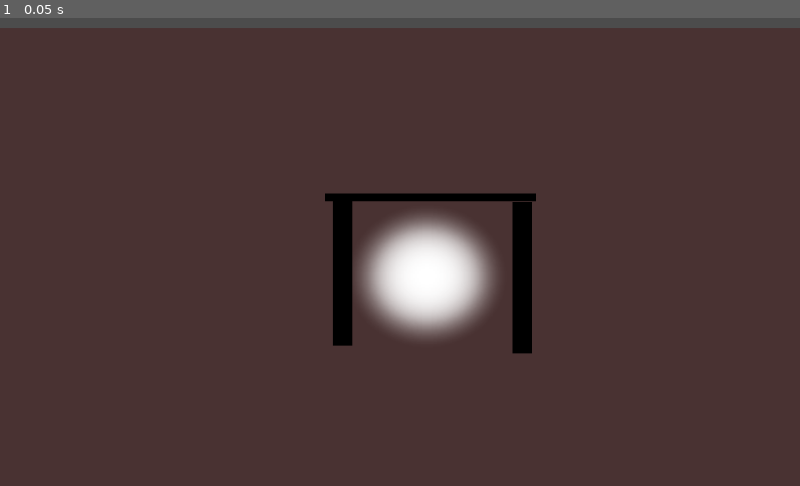
Above: before the commit, frame 1.
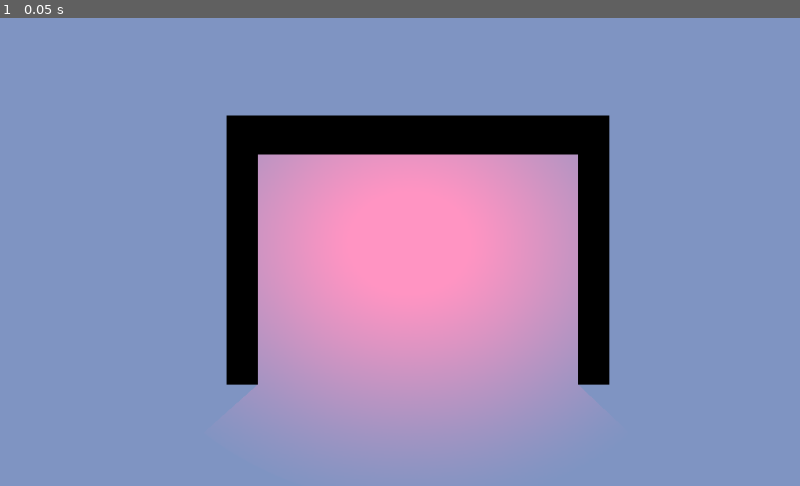
Above: after the commit, the same moment.

Repository: uniquenamesarehard/Codeday2019
Game: Godot game, scene res://Codeday.tscn
The game is run twice, just before and just after one commit, with the same random seed, the same clock (stepped at 60 frames per second) and the same inputs. Before the commit the project starts from res://Codeday2019.tscn.
Inputs:
- Up to frame 1 (0.05 s): no input

The runs differ from the first frame. In frame 1, 100% of the frame differs, in the area x 0-100%, y 0-100%.

Commit message:
Lighting Fixed + Example

Diff:
--- /dev/null
+++ b/Codeday.tscn
@@ -0,0 +1,103 @@
+[gd_scene load_steps=5 format=2]
+
+[ext_resource path="res://white.png" type="Texture" id=1]
+[ext_resource path="res://lightO.png" type="Texture" id=2]
+[ext_resource path="res://black.png" type="Texture" id=3]
+
+[sub_resource type="OccluderPolygon2D" id=1]
+
+closed = true
+cull_mode = 0
+polygon = PoolVector2Array( -1050, -750, 1050, -750, 1050, 750, -1050, 750 )
+
+[node name="Codeday" type="Node2D" index="0"]
+
+__meta__ = {
+"_edit_lock_": true
+}
+
+[node name="white" type="Sprite" parent="." index="0"]
+
+modulate = Color( 0.55806, 0.653324, 0.855469, 1 )
+position = Vector2( 560, 310 )
+scale = Vector2( 0.631797, 0.424902 )
+texture = ExtResource( 1 )
+_sections_unfolded = [ "Visibility" ]
+
+[node name="Light2D" type="Light2D" parent="." index="1"]
+
+position = Vector2( 540.895, 282.5 )
+scale = Vector2( 1.09343, 0.915775 )
+enabled = true
+editor_only = false
+texture = ExtResource( 2 )
+offset = Vector2( 0, 0 )
+texture_scale = 1.0
+color = Color( 0.527344, 0, 0, 1 )
+energy = 1.58
+mode = 0
+range_height = 0.0
+range_z_min = -1024
+range_z_max = 1024
+range_layer_min = 0
+range_layer_max = 0
+range_item_cull_mask = 1
+shadow_enabled = true
+shadow_color = Color( 0, 0, 0, 0 )
+shadow_buffer_size = 2048
+shadow_gradient_length = 0.0
+shadow_filter = 0
+shadow_filter_smooth = 0.0
+shadow_item_cull_mask = 1
+_sections_unfolded = [ "Shadow" ]
+
+[node name="black" type="Sprite" parent="." index="2"]
+
+position = Vector2( 310, 320 )
+scale = Vector2( 0.0190476, 0.2 )
+texture = ExtResource( 3 )
+__meta__ = {
+"_edit_group_": true
+}
+
+[node name="LightOccluder2D" type="LightOccluder2D" parent="black" index="0"]
+
+occluder = SubResource( 1 )
+light_mask = 1
+__meta__ = {
+"_edit_lock_": true
+}
+
+[node name="black2" type="Sprite" parent="." index="3"]
+
+position = Vector2( 760, 320 )
+scale = Vector2( 0.0190476, 0.2 )
+texture = ExtResource( 3 )
+__meta__ = {
+"_edit_group_": true
+}
+
+[node name="LightOccluder2D" type="LightOccluder2D" parent="black2" index="0"]
+
+occluder = SubResource( 1 )
+light_mask = 1
+__meta__ = {
+"_edit_lock_": true
+}
+
+[node name="black3" type="Sprite" parent="." index="4"]
+
+position = Vector2( 535, 150 )
+scale = Vector2( 0.233333, 0.0333333 )
+texture = ExtResource( 3 )
+__meta__ = {
+"_edit_group_": true
+}
+
+[node name="LightOccluder2D" type="LightOccluder2D" parent="black3" index="0"]
+
+occluder = SubResource( 1 )
+light_mask = 1
+__meta__ = {
+"_edit_lock_": true
+}
--- a/Codeday2019.tscn
+++ /dev/null
@@ -1,107 +0,0 @@
-[gd_scene load_steps=6 format=2]
-
-[ext_resource path="res://white.png" type="Texture" id=1]
-[ext_resource path="res://light.png" type="Texture" id=2]
-[ext_resource path="res://spot.png" type="Texture" id=3]
-[ext_resource path="res://black.png" type="Texture" id=4]
-
-[sub_resource type="OccluderPolygon2D" id=1]
-
-closed = true
-cull_mode = 0
-polygon = PoolVector2Array( -38.4476, -32, -38.4476, 32, 32, 32, 32, -32 )
-
-[node name="Node2D" type="Node2D" index="0"]
-
-position = Vector2( 520, 300 )
-scale = Vector2( 17.3135, 10.5176 )
-
-[node name="white" type="Sprite" parent="." index="0"]
-
-modulate = Color( 0.320312, 0.220215, 0.220215, 1 )
-position = Vector2( -0.577587, 1.90158 )
-scale = Vector2( 0.0366806, 0.0389824 )
-texture = ExtResource( 1 )
-_sections_unfolded = [ "Visibility" ]
-
-[node name="Light2D" type="Light2D" parent="." index="1"]
-
-position = Vector2( 1.73275, 2.85237 )
-scale = Vector2( 0.138164, 0.20412 )
-enabled = false
-editor_only = false
-texture = ExtResource( 2 )
-offset = Vector2( 0, 0 )
-texture_scale = 1.0
-color = Color( 1, 0, 0, 1 )
-energy = 1.0
-mode = 0
-range_height = 0.0
-range_z_min = -1024
-range_z_max = 1024
-range_layer_min = 0
-range_layer_max = 0
-range_item_cull_mask = 1
-shadow_enabled = true
-shadow_color = Color( 0, 0, 0, 0 )
-shadow_buffer_size = 2048
-shadow_gradient_length = 0.0
-shadow_filter = 0
-shadow_filter_smooth = 0.0
-shadow_item_cull_mask = 1
-_sections_unfolded = [ "Shadow" ]
-__meta__ = {
-"_edit_group_": true
-}
-
-[node name="Sprite" type="Sprite" parent="Light2D" index="0"]
-
-texture = ExtResource( 3 )
-
-[node name="LightOccluder2D" type="LightOccluder2D" parent="." index="2"]
-
-position = Vector2( -4.62068, 1.90158 )
-scale = Vector2( 0.0180495, 0.282266 )
-occluder = SubResource( 1 )
-light_mask = 1
-__meta__ = {
-"_edit_group_": true
-}
-
-[node name="black" type="Sprite" parent="LightOccluder2D" index="0"]
-
-position = Vector2( -3.3855, 0.994705 )
-scale = Vector2( 0.0382436, 0.0433895 )
-texture = ExtResource( 4 )
-
-[node name="LightOccluder2D2" type="LightOccluder2D" parent="." index="3"]
-
-position = Vector2( 8.66377, 2.85237 )
-scale = Vector2( 0.0180495, 0.282266 )
-occluder = SubResource( 1 )
-light_mask = 1
-__meta__ = {
-"_edit_group_": true
-}
-
-[node name="black" type="Sprite" parent="LightOccluder2D2" index="0"]
-
-position = Vector2( -3.3855, 0.994705 )
-scale = Vector2( 0.0382436, 0.0433895 )
-texture = ExtResource( 4 )
-
-[node name="LightOccluder2D3" type="LightOccluder2D" parent="." index="4"]
-
-position = Vector2( 2.45473, -6.65552 )
-scale = Vector2( 0.194032, 0.0148561 )
-occluder = SubResource( 1 )
-light_mask = 1
-__meta__ = {
-"_edit_group_": true
-}
-
-[node name="black" type="Sprite" parent="LightOccluder2D3" index="0"]
-
-position = Vector2( -3.3855, 0.994705 )
-scale = Vector2( 0.0382436, 0.0433895 )
-texture = ExtResource( 4 )
--- a/Node2D.tscn
+++ /dev/null
@@ -1,42 +0,0 @@
-[gd_scene load_steps=3 format=2]
-
-[ext_resource path="res://icon.png" type="Texture" id=1]
-[ext_resource path="res://lightO.png" type="Texture" id=2]
-
-[node name="Node2D" type="Node2D" index="0"]
-
-__meta__ = {
-"_edit_lock_": true
-}
-
-[node name="icon" type="Sprite" parent="." index="0"]
-
-position = Vector2( 512, 302 )
-scale = Vector2( 15.875, 9.3125 )
-texture = ExtResource( 1 )
-
-[node name="Light2D" type="Light2D" parent="icon" index="0"]
-
-position = Vector2( -3.90551, 4.08054 )
-scale = Vector2( 0.0300765, 0.0429411 )
-enabled = true
-editor_only = false
-texture = ExtResource( 2 )
-offset = Vector2( 0, 0 )
-texture_scale = 1.0
-color = Color( 1, 1, 1, 1 )
-energy = 1.0
-mode = 0
-range_height = 0.0
-range_z_min = -1024
-range_z_max = 1024
-range_layer_min = 0
-range_layer_max = 0
-range_item_cull_mask = 1
-shadow_enabled = false
-shadow_color = Color( 0, 0, 0, 0 )
-shadow_buffer_size = 2048
-shadow_gradient_length = 0.0
-shadow_filter = 0
-shadow_filter_smooth = 0.0
-shadow_item_cull_mask = 1
--- a/project.godot
+++ b/project.godot
@@ -11,7 +11,7 @@
 [application]
 
 config/name="Codeday2019"
-run/main_scene="res://Codeday2019.tscn"
+run/main_scene="res://Codeday.tscn"
 config/icon="res://icon.png"
 
 [rendering]
